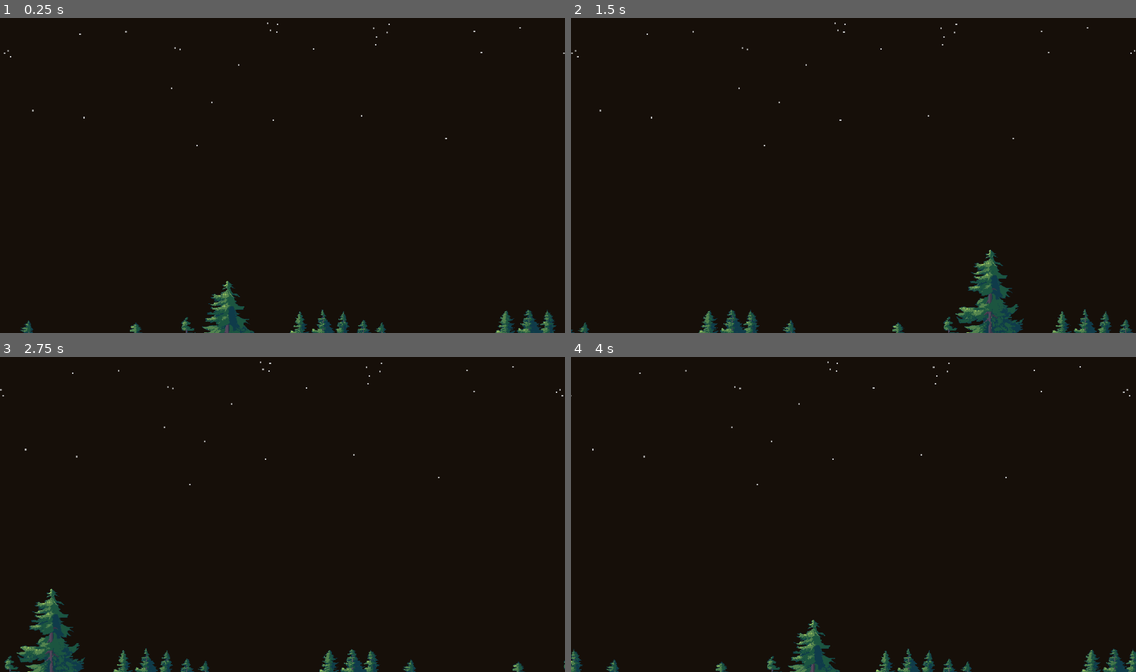
Above: before the commit, frames 1-4 (two rows, left to right).
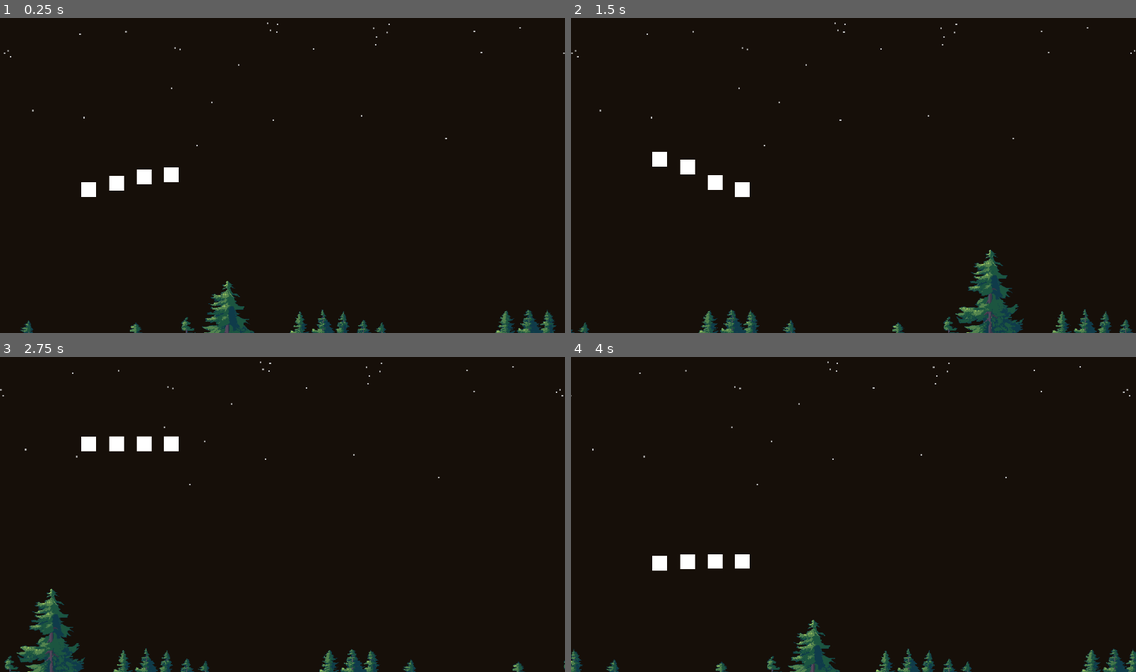
Above: after the commit, the same moments.

Repository: lohchness/santa-claus
Game: Godot game, scene res://level/level.tscn
Same seed, same stepped clock (60 frames per second), same inputs: the game is played once before the commit and once after it. This scene is started directly instead of the project's main scene.
Inputs (mouse positions are in pixels of both pictures, inside the frame that each line leads up to):
- Up to frame 1 (0.25 s): no input
- Up to frame 2 (1.5 s): move the mouse to (977, 159) at 0.52 s; move the mouse to (740, 191) at 1.27 s
- Up to frame 3 (2.75 s): move the mouse to (339, 445) at 2.02 s
- Up to frame 4 (4 s): move the mouse to (825, 577) at 2.77 s; move the mouse to (1023, 561) at 3.52 s

The runs differ from the first frame. In frame 1, 0.5% of the frame differs, in the area x 14-32%, y 47-57%; in frame 2, 0.5%; in frame 3, 0.5%, in the area x 14-32%, y 25-30%; in frame 4, 0.5%.

Commit message:
feat: add santa to level

Diff:
--- a/level/level.tscn
+++ b/level/level.tscn
@@ -1,7 +1,12 @@
-[gd_scene load_steps=2 format=3 uid="uid://dck6i7106325u"]
+[gd_scene load_steps=3 format=3 uid="uid://dck6i7106325u"]
 
 [ext_resource type="PackedScene" uid="uid://ctktq0kdmj57" path="res://parallax/background_parallax.tscn" id="1_7lnir"]
+[ext_resource type="PackedScene" uid="uid://dmmylxhcg2pbi" path="res://characters/santa.tscn" id="2_5gx2l"]
 
 [node name="Level" type="Node2D"]
 
 [node name="BackgroundParallax" parent="." instance=ExtResource("1_7lnir")]
+
+[node name="Santa" parent="." instance=ExtResource("2_5gx2l")]
+position = Vector2(201, 424)
+scale = Vector2(0.5, 0.5)
